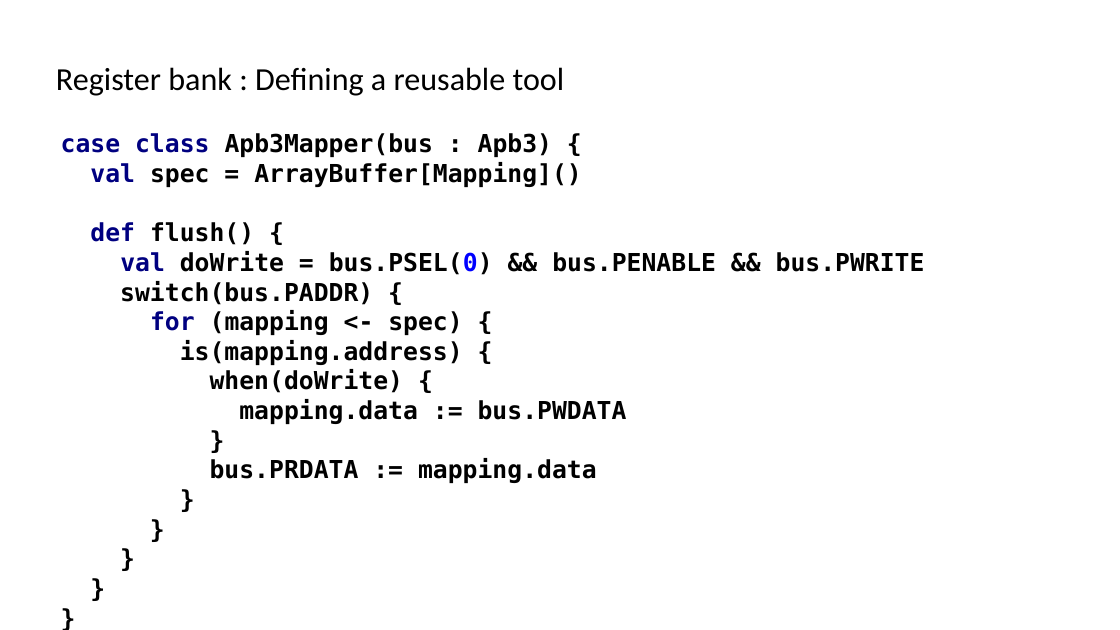
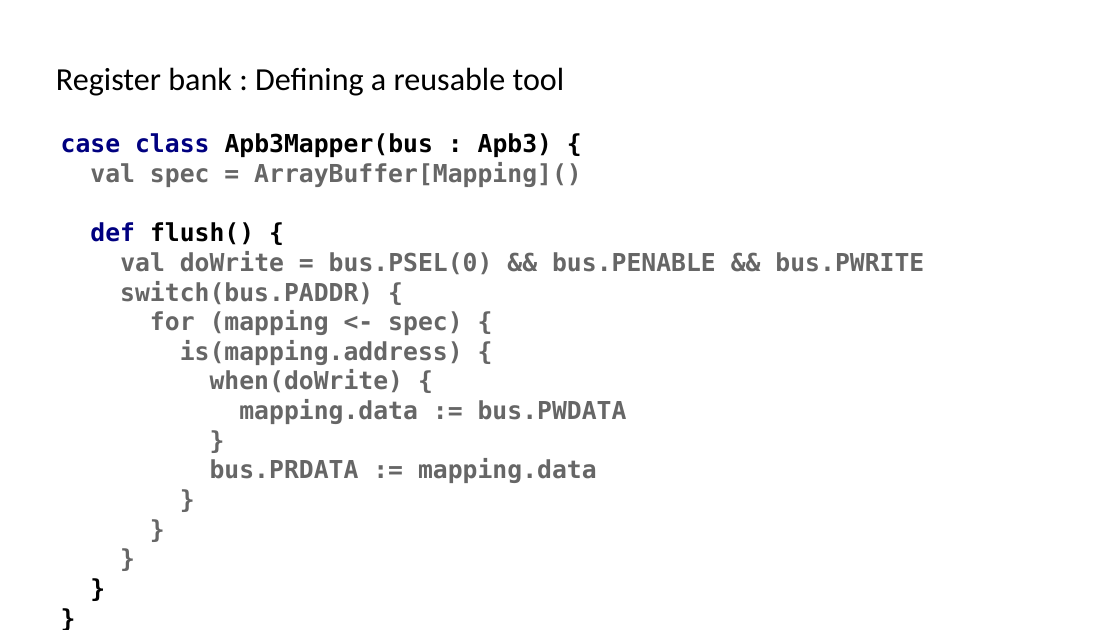
Before and after one commit to SpinalHDL/SpinalDoc, a slide deck: slide 8 of presentation/en/wosh_2019.odp. Drawn at 1120x630 pixels with LibreOffice and Linux fonts; fonts in the diff are those of the drawing. Boxes give left, top, right and bottom in pixels: in the first picture for what was removed or moved away, otherwise in the second. Text is boxed around its words. In the diff, an @@ line names an element or a change of style, - is before the commit and + after.

```diff
--- a/presentation/en/wosh_2019.odp
+++ b/presentation/en/wosh_2019.odp
@@ text "case class Apb3Mapper(bus : Apb3) ..." at (61, 133, 924, 483): text colour #000080 to #666666 in "val val for"; text colour #000000 to #666666 in "spec = ArrayBuffer[Mapping]() doWrite = bus.PSEL(0) && ..."; text colour #0000FF to #666666 in "bus.PSEL(0)" @@
```
Also in this commit, not shown: 11 other slides changed, 3 slides added.
